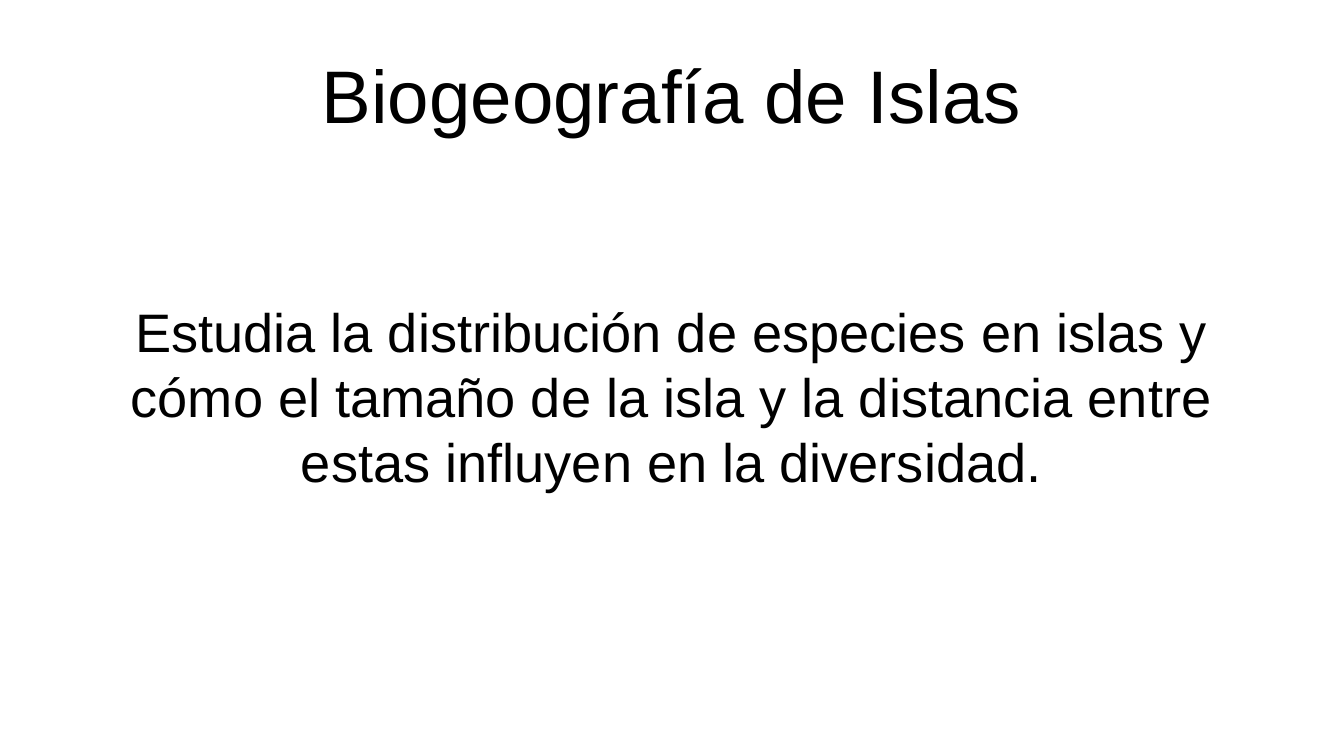
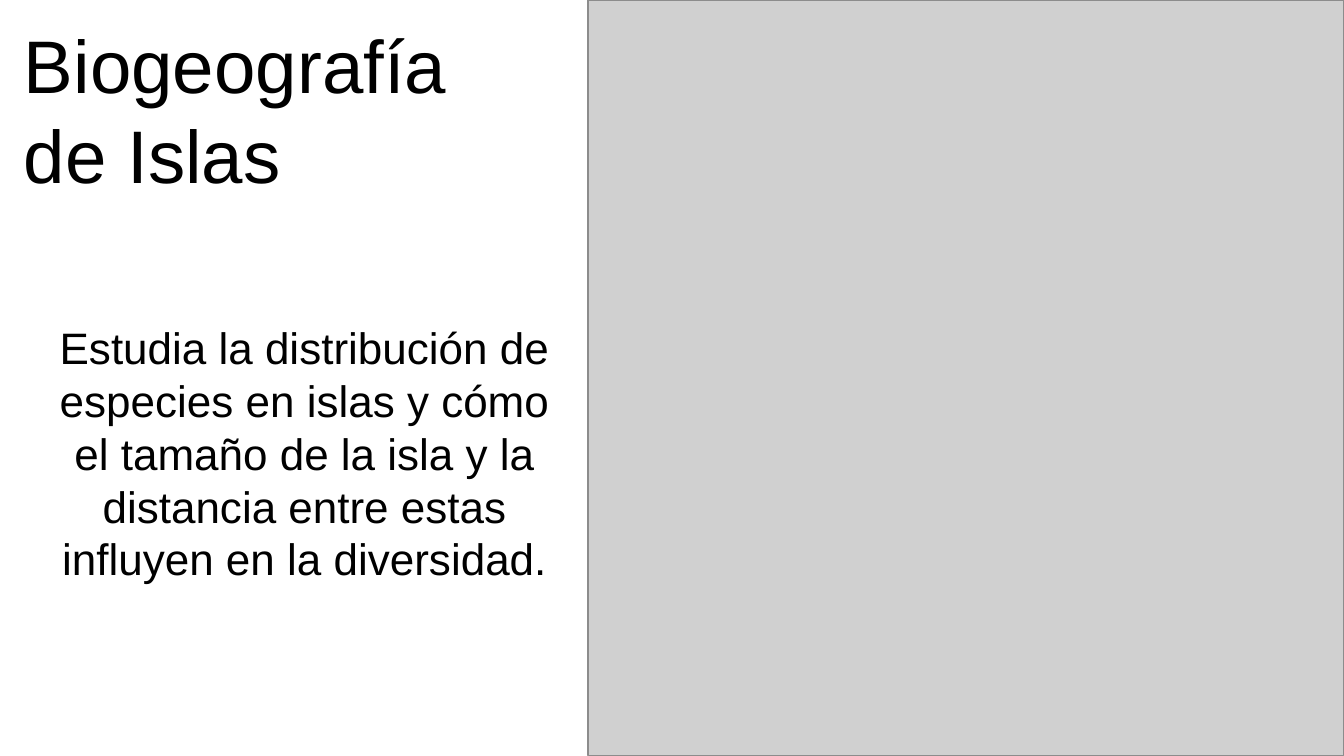
Before and after one commit to gerardommc/Ecologia-Teorica, a slide deck: slide 11 of Metapoblaciones.odp. Drawn at 1344x756 pixels with LibreOffice and Linux fonts; fonts in the diff are those of the drawing; grey boxes stand for pictures. Boxes give left, top, right and bottom in pixels: in the first picture for what was removed or moved away, otherwise in the second. Text is boxed around its words. In the diff, an @@ line names an element or a change of style, - is before the commit and + after.

```diff
--- a/Metapoblaciones.odp
+++ b/Metapoblaciones.odp
@@ title "Biogeografía de Islas": place and size @@
-title "Biogeografía de Islas" at (322, 68, 1021, 137)
+title "Biogeografía de Islas" at (24, 38, 446, 184)
@@ title "Biogeografía de Islas" at (24, 38, 446, 184): alignment centre to left @@
@@ picture added at (588, 0, 1344, 756) @@
@@ subtitle "Estudia la distribución de especies ...": place and size @@
-subtitle "Estudia la distribución de especies ..." at (131, 312, 1211, 492)
+subtitle "Estudia la distribución de especies ..." at (60, 331, 549, 584)
@@ subtitle "Estudia la distribución de especies ..." at (60, 331, 549, 584): size 32 to 26 pt @@
```
Also in this commit, not shown: 9 other slides changed, 20 other files.
